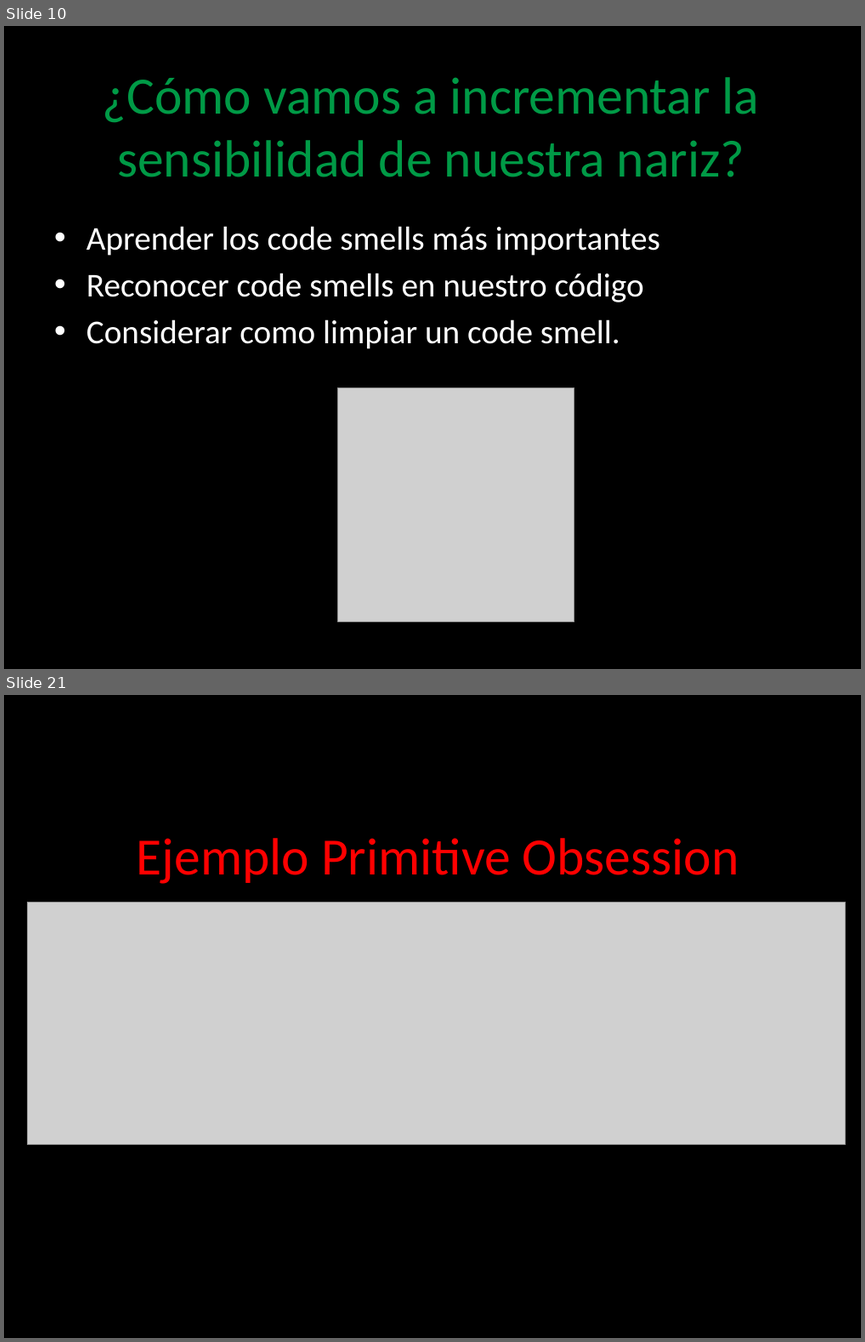
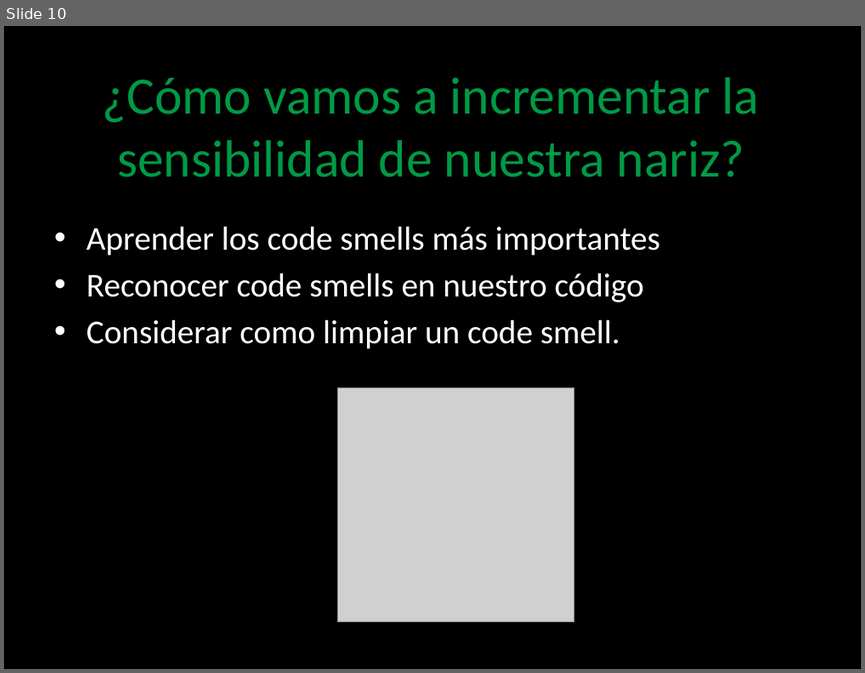
Before and after one commit to angelnunezsalazar/Code-Smells-and-Refactoring, a slide deck: Diapositivas/Code Smells and Refactoring.pptx. Shown one above the other, each under a label of ours: slides 10 and 21 before the commit, slide 10 after it; the slides between them are not shown. The pictures are 865x1342 and 865x673 pixels, drawn with LibreOffice and Linux fonts; fonts in the diff are those of the drawing; grey boxes stand for pictures; background and template pictures are left out. Boxes give left, top, right and bottom in pixels: in the first picture for what was removed or moved away, otherwise in the second. Text is boxed around its words. In the diff, an @@ line names an element or a change of style, - is before the commit and + after.

```diff
--- a/Diapositivas/Code Smells and Refactoring.pptx
+++ b/Diapositivas/Code Smells and Refactoring.pptx
@@ slide 21 removed at [4, 695, 861, 1338], background picture (left out) @@
@@ title removed at [137, 838, 739, 884] @@
-Ejemplo Primitive Obsession
@@ picture removed at [28, 902, 846, 1144] @@
```
Also in this commit, not shown: 1 slide changed, 16 other slides removed.
